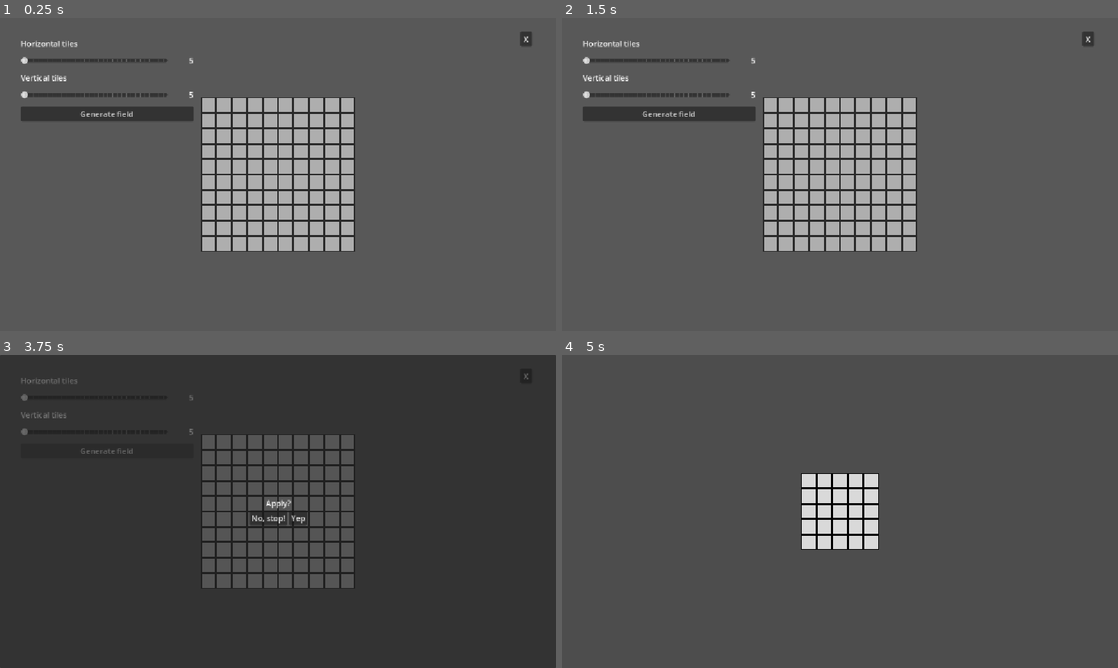
Above: before the commit, frames 1-4 (two rows, left to right).
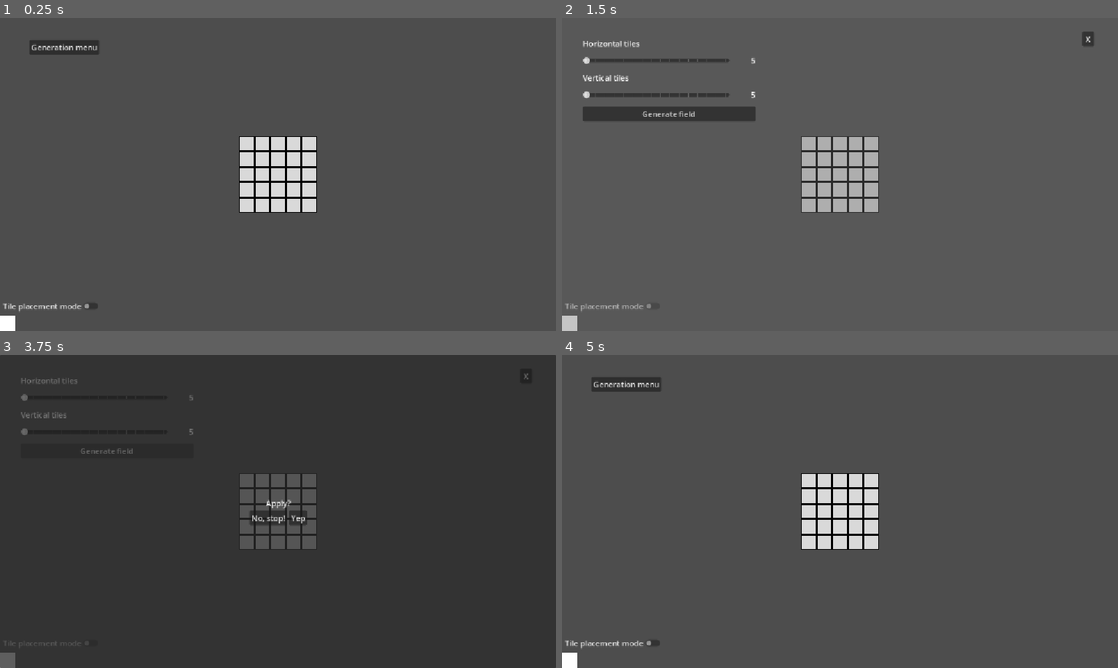
Above: after the commit, the same moments.

Repository: DISN-kolo/chess-automata
Game: Godot game, scene res://Scenes/main.tscn
Same seed, same stepped clock (60 frames per second), same inputs: the game is played once before the commit and once after it.
Inputs (mouse positions are in pixels of both pictures, inside the frame that each line leads up to):
- Up to frame 1 (0.25 s): no input
- Up to frame 2 (1.5 s): click (628, 46) at 0.5 s, where only the run after the commit has a clickable "Generation menu"; click (612, 305) at 1.25 s, where only the run after the commit has a clickable "Tile placement mode"
- Up to frame 3 (3.75 s): click (5, 661) at 2.02 s; click (244, 480) at 2.77 s; click "Generate field" at 3.5 s
- Up to frame 4 (5 s): click "Yep" at 4.25 s

The runs differ from the first frame. In frame 1, 16% of the frame differs, in the area x 0-96%, y 4-100%; in frame 2, 12%; in frame 3, 9.1%; in frame 4, 0.8%.

Commit message:
selector work started, fixed up some stuff in main

Diff:
--- a/Scenes/main.tscn
+++ b/Scenes/main.tscn
@@ -1,6 +1,8 @@
 [gd_scene format=3 uid="uid://c6wguybwc4vvb"]
 
 [ext_resource type="Script" uid="uid://c6n54wor7gxpj" path="res://Scripts/main.gd" id="1_jjgbg"]
+[ext_resource type="Script" uid="uid://drtj42jpedhxa" path="res://Scripts/toggle_place.gd" id="2_bo1nx"]
+[ext_resource type="PackedScene" uid="uid://d1cx3ilfmlsem" path="res://Scenes/selector.tscn" id="3_8gbba"]
 
 [node name="Main" type="Control" unique_id=1247385691]
 layout_mode = 3
@@ -11,10 +13,36 @@
 grow_vertical = 2
 script = ExtResource("1_jjgbg")
 
-[node name="CenterContainer" type="CenterContainer" parent="." unique_id=2026521249]
+[node name="GenMenuButton" type="Button" parent="." unique_id=1596812436]
+unique_name_in_owner = true
+layout_mode = 0
+offset_left = 61.0
+offset_top = 45.0
+offset_right = 206.0
+offset_bottom = 76.0
+focus_mode = 0
+text = "Generation menu"
+
+[node name="PlacementVBox" type="VBoxContainer" parent="." unique_id=1051546381]
 layout_mode = 1
-anchors_preset = 15
-anchor_right = 1.0
+anchors_preset = 2
+anchor_top = 1.0
 anchor_bottom = 1.0
-grow_horizontal = 2
-grow_vertical = 2
+offset_top = -67.0
+offset_right = 210.0
+grow_vertical = 0
+
+[node name="TogglePlace" type="CheckButton" parent="PlacementVBox" unique_id=488045720]
+layout_mode = 2
+text = "Tile placement mode"
+script = ExtResource("2_bo1nx")
+
+[node name="WhatToPlaceGrid" type="GridContainer" parent="PlacementVBox" unique_id=1933888147]
+unique_name_in_owner = true
+layout_mode = 2
+columns = 6
+
+[node name="Selector" parent="PlacementVBox/WhatToPlaceGrid" unique_id=1021911558 instance=ExtResource("3_8gbba")]
+layout_mode = 2
+
+[connection signal="pressed" from="GenMenuButton" to="." method="_on_gen_menu_button_pressed"]
--- /dev/null
+++ b/Scenes/selector.tscn
@@ -0,0 +1,48 @@
+[gd_scene format=3 uid="uid://d1cx3ilfmlsem"]
+
+[ext_resource type="Script" uid="uid://dqf5bdelegccg" path="res://Scripts/selector.gd" id="1_22fom"]
+
+[sub_resource type="StyleBoxEmpty" id="StyleBoxEmpty_fwbc6"]
+
+[sub_resource type="StyleBoxFlat" id="StyleBoxFlat_hhrdi"]
+bg_color = Color(0.6, 0.6, 0.6, 0.4627451)
+
+[sub_resource type="StyleBoxFlat" id="StyleBoxFlat_ahyqj"]
+bg_color = Color(0.6, 0.6, 0.6, 0.26666668)
+
+[sub_resource type="StyleBoxFlat" id="StyleBoxFlat_gukiy"]
+bg_color = Color(1, 1, 1, 1)
+draw_center = false
+border_width_left = 2
+border_width_top = 2
+border_width_right = 2
+border_width_bottom = 2
+border_color = Color(0.8, 0.8, 0.8, 0.7921569)
+
+[node name="Selector" type="Control" unique_id=1021911558]
+custom_minimum_size = Vector2(32, 32)
+layout_mode = 3
+anchors_preset = 0
+script = ExtResource("1_22fom")
+
+[node name="ColorRect" type="ColorRect" parent="." unique_id=262746681]
+custom_minimum_size = Vector2(32, 32)
+layout_mode = 1
+anchors_preset = 15
+anchor_right = 1.0
+anchor_bottom = 1.0
+grow_horizontal = 2
+grow_vertical = 2
+
+[node name="SelectorBtn" type="Button" parent="." unique_id=593755917]
+layout_mode = 1
+anchors_preset = 15
+anchor_right = 1.0
+anchor_bottom = 1.0
+grow_horizontal = 2
+grow_vertical = 2
+theme_override_styles/normal = SubResource("StyleBoxEmpty_fwbc6")
+theme_override_styles/pressed = SubResource("StyleBoxFlat_hhrdi")
+theme_override_styles/hover = SubResource("StyleBoxFlat_ahyqj")
+theme_override_styles/focus = SubResource("StyleBoxFlat_gukiy")
+toggle_mode = true
--- a/Scenes/selector_menu.tscn
+++ b/Scenes/selector_menu.tscn
@@ -46,11 +46,11 @@
 custom_minimum_size = Vector2(304, 40)
 layout_mode = 2
 min_value = 5.0
-max_value = 35.0
+max_value = 20.0
 value = 5.0
 rounded = true
 scrollable = false
-tick_count = 31
+tick_count = 16
 ticks_on_borders = true
 ticks_position = 3
 
@@ -76,11 +76,11 @@
 custom_minimum_size = Vector2(304, 40)
 layout_mode = 2
 min_value = 5.0
-max_value = 35.0
+max_value = 20.0
 value = 5.0
 rounded = true
 scrollable = false
-tick_count = 31
+tick_count = 16
 ticks_on_borders = true
 ticks_position = 3
 
--- a/Scenes/tile.tscn
+++ b/Scenes/tile.tscn
@@ -15,6 +15,16 @@
 
 [sub_resource type="GradientTexture2D" id="GradientTexture2D_f6mw1"]
 gradient = SubResource("Gradient_rvq8p")
+
+[sub_resource type="StyleBoxEmpty" id="StyleBoxEmpty_fwbc6"]
+
+[sub_resource type="StyleBoxEmpty" id="StyleBoxEmpty_hhrdi"]
+
+[sub_resource type="StyleBoxEmpty" id="StyleBoxEmpty_ahyqj"]
+
+[sub_resource type="StyleBoxEmpty" id="StyleBoxEmpty_gukiy"]
+
+[sub_resource type="StyleBoxEmpty" id="StyleBoxEmpty_tm5cs"]
 
 [node name="Tile" type="Control" unique_id=22535202]
 layout_mode = 3
@@ -46,3 +56,25 @@
 grow_vertical = 2
 texture = SubResource("GradientTexture2D_f6mw1")
 expand_mode = 1
+
+[node name="Clickable" type="Button" parent="." unique_id=627925225]
+layout_mode = 1
+anchors_preset = 15
+anchor_right = 1.0
+anchor_bottom = 1.0
+grow_horizontal = 2
+grow_vertical = 2
+focus_mode = 1
+theme_override_colors/icon_normal_color = Color(1, 1, 1, 0)
+theme_override_colors/icon_focus_color = Color(1, 1, 1, 0)
+theme_override_colors/icon_pressed_color = Color(1, 1, 1, 0)
+theme_override_colors/icon_hover_color = Color(1, 1, 1, 0)
+theme_override_colors/icon_hover_pressed_color = Color(1, 1, 1, 0)
+theme_override_colors/icon_disabled_color = Color(1, 1, 1, 0)
+theme_override_styles/normal = SubResource("StyleBoxEmpty_fwbc6")
+theme_override_styles/pressed = SubResource("StyleBoxEmpty_hhrdi")
+theme_override_styles/hover = SubResource("StyleBoxEmpty_ahyqj")
+theme_override_styles/disabled = SubResource("StyleBoxEmpty_gukiy")
+theme_override_styles/focus = SubResource("StyleBoxEmpty_tm5cs")
+
+[connection signal="pressed" from="Clickable" to="." method="_on_clickable_pressed"]
--- a/Scenes/tile_holder.tscn
+++ b/Scenes/tile_holder.tscn
@@ -9,6 +9,7 @@
 anchor_bottom = 1.0
 grow_horizontal = 2
 grow_vertical = 2
+mouse_filter = 2
 script = ExtResource("1_r0ifm")
 
 [node name="CenterHolder" type="CenterContainer" parent="." unique_id=524043062]
--- a/Scripts/main.gd
+++ b/Scripts/main.gd
@@ -6,19 +6,29 @@
 
 var tholder_instance: TileHolder = null;
 
+var placement_on: bool = false;
+
 func _on_asked_to_resize(x: int, y: int) -> void:
 	if (tholder_instance != null):
 		tholder_instance.kill_tiles();
-		tholder_instance.x_dim = x;
-		tholder_instance.y_dim = y;
+		tholder_instance.dim = Vector2i(x, y);
 		tholder_instance.spawn_tiles();
 
-func spawn_menu() -> void:
+func spawn_gen_menu() -> void:
 	var smi = SELECTOR_MENU.instantiate();
 	smi.field_resizing.connect(_on_asked_to_resize);
+	smi.tree_exiting.connect(_on_smi_exiting);
 	add_child(smi);
 
 func _ready() -> void:
 	tholder_instance = TILE_HOLDER.instantiate();
 	add_child(tholder_instance);
-	spawn_menu();
+	#spawn_gen_menu();
+
+
+func _on_gen_menu_button_pressed() -> void:
+	%GenMenuButton.visible = false;
+	spawn_gen_menu();
+
+func _on_smi_exiting() -> void:
+	%GenMenuButton.visible = true;
--- /dev/null
+++ b/Scripts/selector.gd
@@ -0,0 +1,2 @@
+extends Control
+class_name Selector
--- a/Scripts/tile.gd
+++ b/Scripts/tile.gd
@@ -1,10 +1,14 @@
 extends Control
 class_name Tile;
+
+signal tile_pressed(pos: Vector2i);
 
 var tile_size: int = 32;
 var border_thick: int = 4;
 var def_bg: Color = Color(0.0, 0.0, 0.0, 1.0);
 var def_fg: Color = Color(0.851, 0.851, 0.851, 1.0);
+
+var pos: Vector2i = Vector2i(0, 0);
 
 func _size_the_tile(ts: float, bt: float) -> void:
 	self.size = Vector2(ts, ts);
@@ -22,3 +26,6 @@
 func _ready() -> void:
 	_size_the_tile(tile_size, border_thick);
 	_change_colors(def_bg, def_fg);
+
+func _on_clickable_pressed() -> void:
+	tile_pressed.emit(pos);
--- a/Scripts/tile_holder.gd
+++ b/Scripts/tile_holder.gd
@@ -1,34 +1,46 @@
 extends Control
 class_name TileHolder
 
-@export var x_dim: int = 10;
-@export var y_dim: int = 10;
+var dim: Vector2i = Vector2i(5, 5);
 @export var tile_size: int = 32;
 const TILE = preload("res://Scenes/tile.tscn");
-const NO_SEPARATION_BOX = preload("uid://rkaklmsnkqja")
+const NO_SEPARATION_BOX = preload("uid://rkaklmsnkqja");
 
 var tile_instance: Tile = null;
+
+var tile_refs: Array[Tile] = [];
 
 func spawn_tiles() -> void:
 	var vboxInstance = VBoxContainer.new();
 	vboxInstance.theme = NO_SEPARATION_BOX;
 	%CenterHolder.add_child(vboxInstance);
-	for y_tile in range(y_dim):
+	for y_tile in range(dim.y):
 		var hboxInstance = HBoxContainer.new();
 		hboxInstance.theme = NO_SEPARATION_BOX;
 		vboxInstance.add_child(hboxInstance);
-		for x_tile in range(x_dim):
+		for x_tile in range(dim.x):
 			tile_instance = TILE.instantiate();
 			tile_instance.tile_size = tile_size;
 			tile_instance.position = tile_size * Vector2(
 				x_tile,
 				y_tile
 			);
-			hboxInstance.add_child(tile_instance)
+			tile_refs.append(tile_instance);
+			tile_instance.pos = Vector2i(
+				x_tile,
+				y_tile
+			);
+			tile_instance.tile_pressed.connect(_on_tile_pressed);
+			hboxInstance.add_child(tile_instance);
+
+func _on_tile_pressed(pos: Vector2i) -> void:
+	print("got a press on ", pos);
 
 func kill_tiles() -> void:
 	for child in %CenterHolder.get_children():
 		child.queue_free();
+	tile_refs = [];
 
 func _ready() -> void:
+	dim = Presaved.dim;
 	spawn_tiles();
--- /dev/null
+++ b/Scripts/toggle_place.gd
@@ -0,0 +1,2 @@
+extends CheckButton
+class_name TogglePlace
Not shown, added: Scripts/selector.gd.uid
Not shown, added: Scripts/toggle_place.gd.uid
